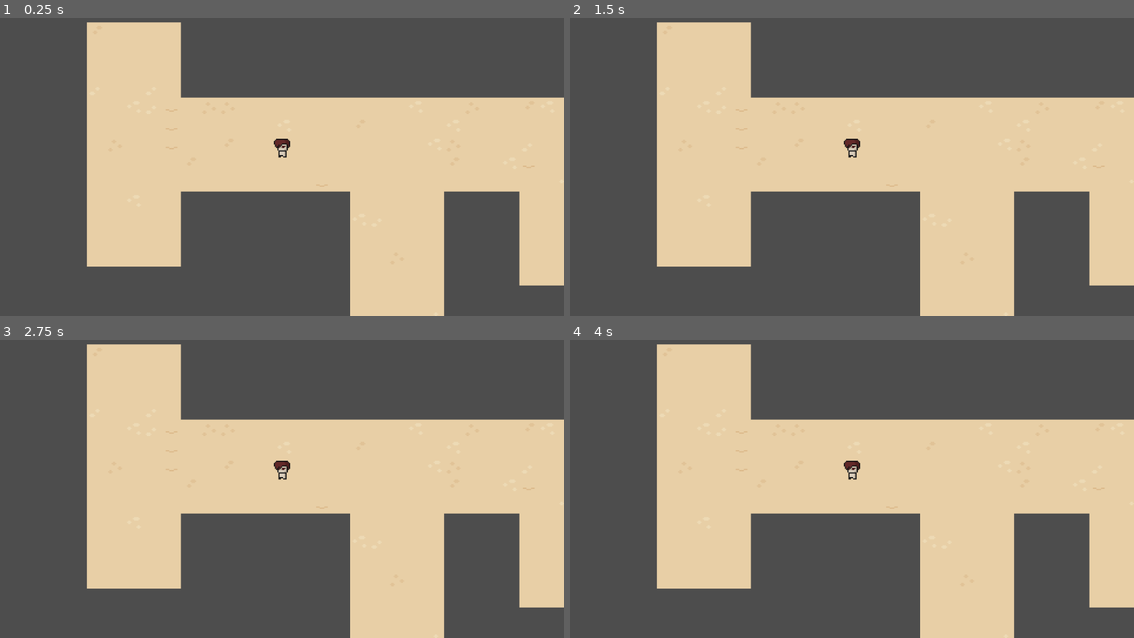
Above: before the commit, frames 1-4 (two rows, left to right).
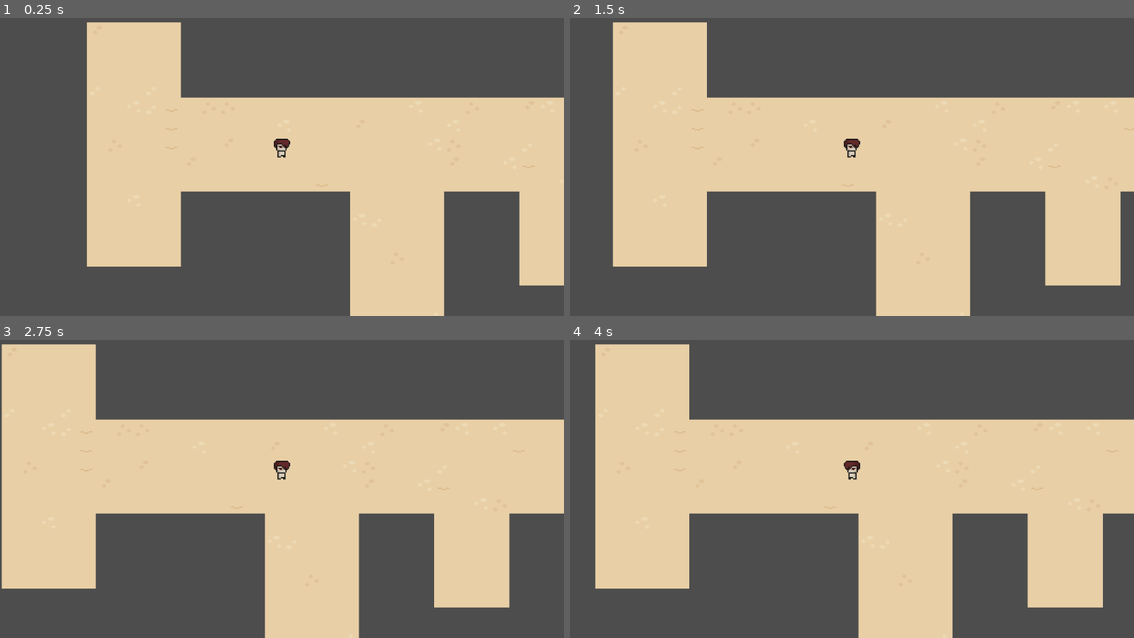
Above: after the commit, the same moments.

Repository: MAGUEL90/time_is_precious
Game: Godot game, scene res://scenes/test_scenes/test_tile_map_scene/test_character_scene.tscn
Same seed, same stepped clock (60 frames per second), same inputs: the game is played once before the commit and once after it. The project has no main scene, so this scene is started directly.
Inputs:
- Up to frame 1 (0.25 s): no input
- Up to frame 2 (1.5 s): tap Enter at 0.5 s; hold D (move_right, bound only after the commit) 0.53-1.28 s; hold S (move_down, bound only after the commit) from 1.28 s (still down)
- Up to frame 3 (2.75 s): tap Space at 2 s; release S (move_down, bound only after the commit) at 2.03 s; hold D (move_right, bound only after the commit) from 2.03 s (still down)
- Up to frame 4 (4 s): release D (move_right, bound only after the commit) at 2.78 s; hold W (move_up, bound only after the commit) 2.78-3.53 s; tap Enter at 3.5 s; hold A (move_left, bound only after the commit) from 3.53 s (still down)

The runs differ from the first frame. In frame 1, less than 0.1% of the frame differs, in the area x 48-52%, y 41-47%; in frame 2, 20%; in frame 3, 39%, in the area x 0-100%, y 1-100%; in frame 4, 29%.

Commit message:
state_machine
- game_input_events
- main character > idle_state, movement_state

Diff:
--- a/project.godot
+++ b/project.godot
@@ -20,6 +20,29 @@
 window/size/window_width_override=960
 window/size/window_height_override=540
 
+[input]
+
+move_left={
+"deadzone": 0.2,
+"events": [Object(InputEventKey,"resource_local_to_scene":false,"resource_name":"","device":-1,"window_id":0,"alt_pressed":false,"shift_pressed":false,"ctrl_pressed":false,"meta_pressed":false,"pressed":false,"keycode":0,"physical_keycode":65,"key_label":0,"unicode":97,"location":0,"echo":false,"script":null)
+]
+}
+move_right={
+"deadzone": 0.2,
+"events": [Object(InputEventKey,"resource_local_to_scene":false,"resource_name":"","device":-1,"window_id":0,"alt_pressed":false,"shift_pressed":false,"ctrl_pressed":false,"meta_pressed":false,"pressed":false,"keycode":0,"physical_keycode":68,"key_label":0,"unicode":100,"location":0,"echo":false,"script":null)
+]
+}
+move_up={
+"deadzone": 0.2,
+"events": [Object(InputEventKey,"resource_local_to_scene":false,"resource_name":"","device":-1,"window_id":0,"alt_pressed":false,"shift_pressed":false,"ctrl_pressed":false,"meta_pressed":false,"pressed":false,"keycode":0,"physical_keycode":87,"key_label":0,"unicode":119,"location":0,"echo":false,"script":null)
+]
+}
+move_down={
+"deadzone": 0.2,
+"events": [Object(InputEventKey,"resource_local_to_scene":false,"resource_name":"","device":-1,"window_id":0,"alt_pressed":false,"shift_pressed":false,"ctrl_pressed":false,"meta_pressed":false,"pressed":false,"keycode":0,"physical_keycode":83,"key_label":0,"unicode":115,"location":0,"echo":false,"script":null)
+]
+}
+
 [rendering]
 
 textures/canvas_textures/default_texture_filter=0
--- a/scenes/base_character/base_character.gd
+++ b/scenes/base_character/base_character.gd
@@ -1 +1,3 @@
 class_name BaseCharacter extends CharacterBody2D
+
+var base_direction: Vector2
--- /dev/null
+++ b/scenes/main_character/idle_state.gd
@@ -0,0 +1,29 @@
+extends NodeState
+
+@export var player_reff: BaseCharacter
+@export var animated_sprite_2d: AnimatedSprite2D
+
+# Called when the node enters the scene tree for the first time.
+func _ready() -> void:
+	pass # Replace with function body.
+
+# Called every frame. 'delta' is the elapsed time since the previous frame.
+func _process(_delta: float) -> void:
+	if player_reff.base_direction == Vector2.LEFT:
+		animated_sprite_2d.play("idle_left")
+	elif player_reff.base_direction == Vector2.RIGHT:
+		animated_sprite_2d.play("idle_right")
+
+	player_reff.base_direction = GameInputEvents.movement_input()
+
+
+func _on_next_transition() -> void:
+	GameInputEvents.movement_input()
+	if GameInputEvents.is_move():
+		transition.emit("movementstate")
+
+func _on_enter() -> void:
+	pass
+
+func _on_exit() -> void:
+	animated_sprite_2d.stop()
--- a/scenes/main_character/main_character.tscn
+++ b/scenes/main_character/main_character.tscn
@@ -1,8 +1,11 @@
-[gd_scene load_steps=18 format=3 uid="uid://ciayyvchqn6x6"]
+[gd_scene load_steps=21 format=3 uid="uid://ciayyvchqn6x6"]
 
 [ext_resource type="PackedScene" uid="uid://c0ov4l7wxnset" path="res://scenes/base_character/base_character.tscn" id="1_sb1tc"]
 [ext_resource type="Script" uid="uid://cmfah42afyvmi" path="res://scenes/main_character/main_character.gd" id="2_d4mna"]
 [ext_resource type="Texture2D" uid="uid://dpa0ag54qk8g7" path="res://assets/characters/main_character/main_character_animation_png/player_animation.png" id="3_d4mna"]
+[ext_resource type="Script" uid="uid://bi6uwelaaym2k" path="res://scripts/state_machine/node_state_machine.gd" id="4_0eris"]
+[ext_resource type="Script" uid="uid://d4jqhgkjdo0t4" path="res://scenes/main_character/idle_state.gd" id="5_tprna"]
+[ext_resource type="Script" uid="uid://caekbdr3g5b12" path="res://scenes/main_character/movement_state.gd" id="6_8x2wn"]
 
 [sub_resource type="AtlasTexture" id="AtlasTexture_0eris"]
 atlas = ExtResource("3_d4mna")
@@ -120,7 +123,7 @@
 [node name="AnimatedSprite2D" parent="." index="0"]
 position = Vector2(0, -8)
 sprite_frames = SubResource("SpriteFrames_oidbm")
-animation = &"idle_left"
+animation = &"idle_right"
 
 [node name="CollisionShape2D" parent="." index="1"]
 position = Vector2(0, -4)
@@ -128,3 +131,17 @@
 
 [node name="Camera2D" type="Camera2D" parent="." index="2"]
 zoom = Vector2(2, 2)
+
+[node name="StateMachine" type="Node" parent="." index="3" node_paths=PackedStringArray("initial_node_state")]
+script = ExtResource("4_0eris")
+initial_node_state = NodePath("IdleState")
+
+[node name="IdleState" type="Node" parent="StateMachine" index="0" node_paths=PackedStringArray("player_reff", "animated_sprite_2d")]
+script = ExtResource("5_tprna")
+player_reff = NodePath("../..")
+animated_sprite_2d = NodePath("../../AnimatedSprite2D")
+
+[node name="MovementState" type="Node" parent="StateMachine" index="1" node_paths=PackedStringArray("player_reff", "animated_sprite_2d")]
+script = ExtResource("6_8x2wn")
+player_reff = NodePath("../..")
+animated_sprite_2d = NodePath("../../AnimatedSprite2D")
--- /dev/null
+++ b/scenes/main_character/movement_state.gd
@@ -0,0 +1,37 @@
+extends NodeState
+
+@export var player_reff: BaseCharacter
+@export var animated_sprite_2d: AnimatedSprite2D
+@export var speed: float = 50.0
+
+# Called when the node enters the scene tree for the first time.
+func _ready() -> void:
+	pass # Replace with function body.
+
+# Called every frame. 'delta' is the elapsed time since the previous frame.
+func _process(delta: float) -> void:
+
+	GameInputEvents.movement_input()
+
+	if player_reff.base_direction == Vector2.LEFT:
+		animated_sprite_2d.play("move_left")
+	elif player_reff.base_direction == Vector2.RIGHT:
+		animated_sprite_2d.play("move_right")
+	else:
+		player_reff.base_direction = Vector2.ZERO
+
+	player_reff.velocity = player_reff.base_direction * speed
+	player_reff.move_and_slide()
+
+
+func _on_next_transition() -> void:
+	GameInputEvents.movement_input()
+
+	if not GameInputEvents.is_move():
+		transition.emit("idlestate")
+
+func _on_enter() -> void:
+	pass
+
+func _on_exit() -> void:
+	animated_sprite_2d.stop()
--- /dev/null
+++ b/scripts/game_input_events/game_input_events.gd
@@ -0,0 +1,23 @@
+class_name GameInputEvents extends Node
+
+static var direction: Vector2
+static var odd_number: int = 2
+static func movement_input() -> Vector2:
+	if Input.is_action_pressed("move_left"):
+		direction = Vector2.LEFT
+	elif Input.is_action_pressed("move_right"):
+		direction = Vector2.RIGHT
+	elif Input.is_action_pressed("move_up"):
+		direction = Vector2.UP
+	elif Input.is_action_pressed("move_down"):
+		direction = Vector2.DOWN
+	else:
+		direction = Vector2.ZERO
+
+	return direction
+
+static func is_move() -> bool:
+	return true if direction != Vector2.ZERO else false
+
+static func is_odd() -> bool:
+	return true if odd_number % 2 == 0 else false
--- a/scripts/state_machine/node_state_machine.gd
+++ b/scripts/state_machine/node_state_machine.gd
@@ -1,6 +1,7 @@
 class_name NodeStateMachine extends Node
 
 @export var initial_node_state: NodeState
+
 var node_states: Dictionary
 var current_node_state: NodeState
 var current_node_state_name: String
Not shown, added: scenes/main_character/idle_state.gd.uid
Not shown, added: scenes/main_character/movement_state.gd.uid
Not shown, added: scripts/game_input_events/game_input_events.gd.uid
